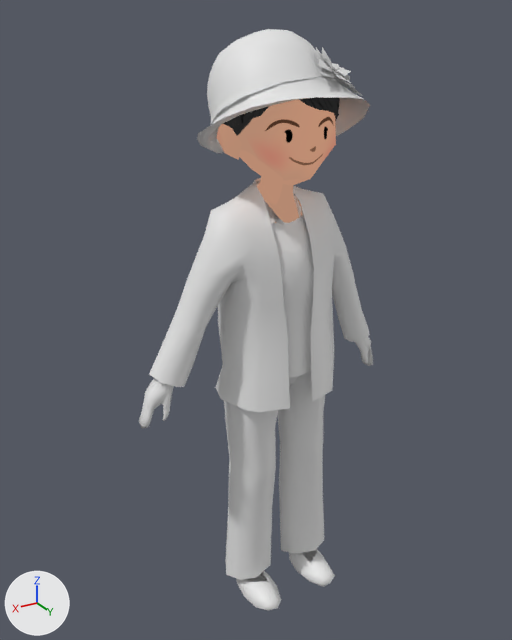
Two versions of the Blender file writing/phil_auto_2.blend, one commit apart.
Camera for both pictures: a camera (50 mm lens) standing at (0.98, 1.495, 1.677) and looking at (0.049, -0.056, 0.901). The axes (+X, +Y, +Z) are drawn at lower left. The lights are the same throughout.

Objects in the first picture: 'band', 'collar', 'hand', 'hat', 'head', 'head.001', 'head.002', 'head.003', 'neck', 'pant', 'shoe', 'suit', 'suit.001'.
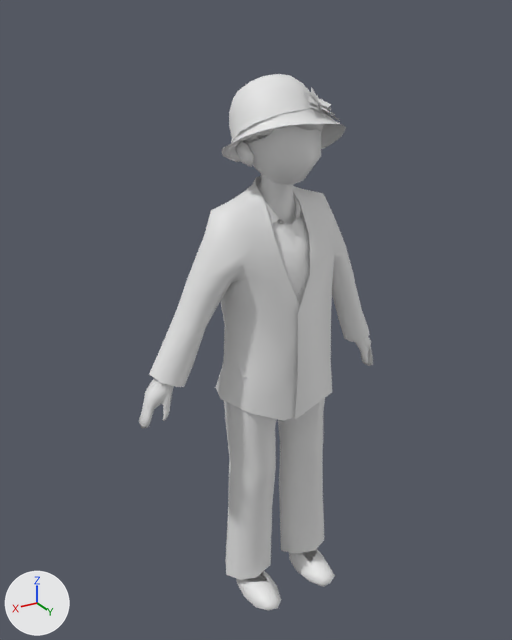
Patch to the scene script:
```diff
--- a/writing/phil_auto_2.blend.py
+++ b/writing/phil_auto_2.blend.py
@@ me_icosphere @@
 me_icosphere.from_pydata(...)  # 45 vertices, 39 faces; spans x -0.092..0.075, y -0.088..0.025, z 1.111..1.324
-me_icosphere.materials.append(mat_material)
@@ me_plane @@
-me_plane.from_pydata(...)  # 238 vertices, 231 faces; spans x -0.324..0.377, y -0.157..0.11, z 0.699..1.292
+me_plane.from_pydata(...)  # 241 vertices, 236 faces; spans x -0.324..0.377, y -0.157..0.101, z 0.65..1.296
+# me_plane part 1: 51 vertices moved from x -0.164..0.177, y -0.155..0.11, z 0.699..1.126 to x -0.162..0.177, y -0.154..0.101, z 0.65..1.125; 1 vertex added at x 0.072, y 0.063, z 0.922
+# me_plane part 2: 7 vertices moved from x -0.048..0.068, y -0.078..0.004, z 1.233..1.292 to x -0.046..0.074, y -0.077..0.005, z 1.234..1.296; 2 vertices added at x -0.07..0.077, y -0.069..-0.066, z 1.26..1.261
@@ me_plane_001 @@
-me_plane_001.from_pydata(...)  # 34 vertices, 18 faces; spans x -0.0513..0.0703, y -0.0815..0.0459, z 1.1886..1.2808
+me_plane_001.from_pydata(...)  # 31 vertices, 16 faces; spans x -0.0511..0.0739, y -0.0759..0.0353, z 1.1831..1.2793
+# me_plane_001 part 3: 12 vertices moved from x -0.0513..0.0696, y -0.0206..0.0459, z 1.1886..1.2218 to x -0.0451..0.0739, y -0.0193..0.0353, z 1.1849..1.2223; 3 vertices added at x -0.0511..-0.0152, y -0.0117..0.0181, z 1.1831..1.2115
@@ me_icosphere_004 @@
 me_icosphere_004.from_pydata(...)  # 40 vertices, 73 faces; spans x -0.124..0.146, y -0.18..0.125, z 1.287..1.594
-me_icosphere_004.materials.append(mat_material)
+# me_icosphere_004 part 4: the whole mesh is scaled about its middle by 0.727, then moved by (-0.005, 0.006, -0.044)
@@ me_cylinder @@
 me_cylinder.from_pydata(...)  # 184 vertices, 122 faces; spans x -0.21..0.165, y -0.158..0.177, z -0.047..0.131
 # used by ob_band; location = (-0.001, -0.031, 1.456); rotation_euler = (0.181, 0.131, -0.734), in degrees (10, 7.5, -42)
+# me_cylinder part 5: the whole mesh is scaled about its middle by 0.727, then moved by (0.007, -0.007, -0.059)
@@ me_icosphere_001 @@
 me_icosphere_001.from_pydata(...)  # 253 vertices, 321 faces; spans x -0.224..0.206, y -0.194..0.206, z -0.086..0.189
 # used by ob_hat; location = (-0.001, -0.031, 1.456); rotation_euler = (0.181, 0.131, -0.734), in degrees (10, 7.5, -42)
+# me_icosphere_001 part 6: the whole mesh is scaled about its middle by 0.727, then moved by (0.003, -0.006, -0.062)
@@ me_icosphere_002 @@
 me_icosphere_002.from_pydata(...)  # 24 vertices, 40 faces; spans x -0.155..0.171, y -0.053..0.013, z 1.359..1.443
-me_icosphere_002.materials.append(mat_material)
+# me_icosphere_002 part 7: the whole mesh is scaled about its middle by 0.727, then moved by (-0.004, 0.004, -0.033)
@@ me_icosphere_005 @@
-me_icosphere_005.from_pydata(...)  # 36 vertices, 35 faces; spans x -0.135..0.059, y 0.0..0.121, z 1.436..1.585
-me_icosphere_005.materials.append(mat_material)
+me_icosphere_005.from_pydata(...)  # 36 vertices, 35 faces; spans x -0.099..0.041, y -0.002..0.085, z 1.404..1.502
+# me_icosphere_005 part 8: 36 of 36 vertices moved; they spanned x -0.135..0.059, y 0.0..0.121, z 1.436..1.585 and now span x -0.099..0.041, y -0.002..0.085, z 1.404..1.502; mean shift (0.009, -0.022, -0.062); largest move (-0.021, 0.008, 1.585) -> (-0.017, 0.004, 1.502)
@@ me_icosphere_006 @@
 me_icosphere_006.from_pydata(...)  # 36 vertices, 35 faces; spans x 0.0358..0.1482, y -0.0569..0.0867, z 1.4284..1.572
-me_icosphere_006.materials.append(mat_material_001)
+# me_icosphere_006 part 9: the whole mesh is scaled about its middle by 0.727, then moved by (-0.0268, -0.0059, -0.06)
```

Location of each change, (x1, y1, x2, y2) in pixels of the pictures (512 x 640 px; the box of a moved part takes in the faces that stretch with it):
'suit', reshaped
    before: (149, 178, 370, 412)
    after: (149, 176, 370, 421)
'hat', mesh rescaled (28% narrower, 29% shorter)
    before: (197, 29, 370, 153)
    after: (222, 74, 346, 162)
'head', recoloured, mesh rescaled (29% narrower, 31% shorter)
    before: (223, 99, 336, 186)
    after: (241, 125, 321, 185)
'band', mesh rescaled (28% narrower, 26% shorter)
    before: (211, 47, 363, 123)
    after: (231, 87, 340, 143)
'neck', recoloured (brown to grey)
    both: (257, 174, 302, 224)
'head.001', recoloured, mesh rescaled (27% narrower, 30% shorter)
    before: (217, 124, 242, 160)
    after: (236, 142, 254, 167)
'head.002', recoloured, reshaped
    before: (299, 97, 340, 122)
    after: (296, 124, 324, 133)
'head.003', recoloured, mesh rescaled
    before: (224, 106, 269, 127)
    after: (242, 130, 273, 143)
'collar', reshaped
    before: (250, 181, 304, 225)
    after: (265, 194, 302, 225)
part 1 of me_plane, moved or reshaped
    before: (215, 231, 334, 412)
    after: (215, 231, 332, 421)
part 2 of me_plane, moved or reshaped
    before: (235, 178, 308, 229)
    after: (235, 176, 310, 229)
part 3 of me_plane_001, moved or reshaped
    before: (265, 202, 304, 225)
    after: (265, 202, 302, 225)
